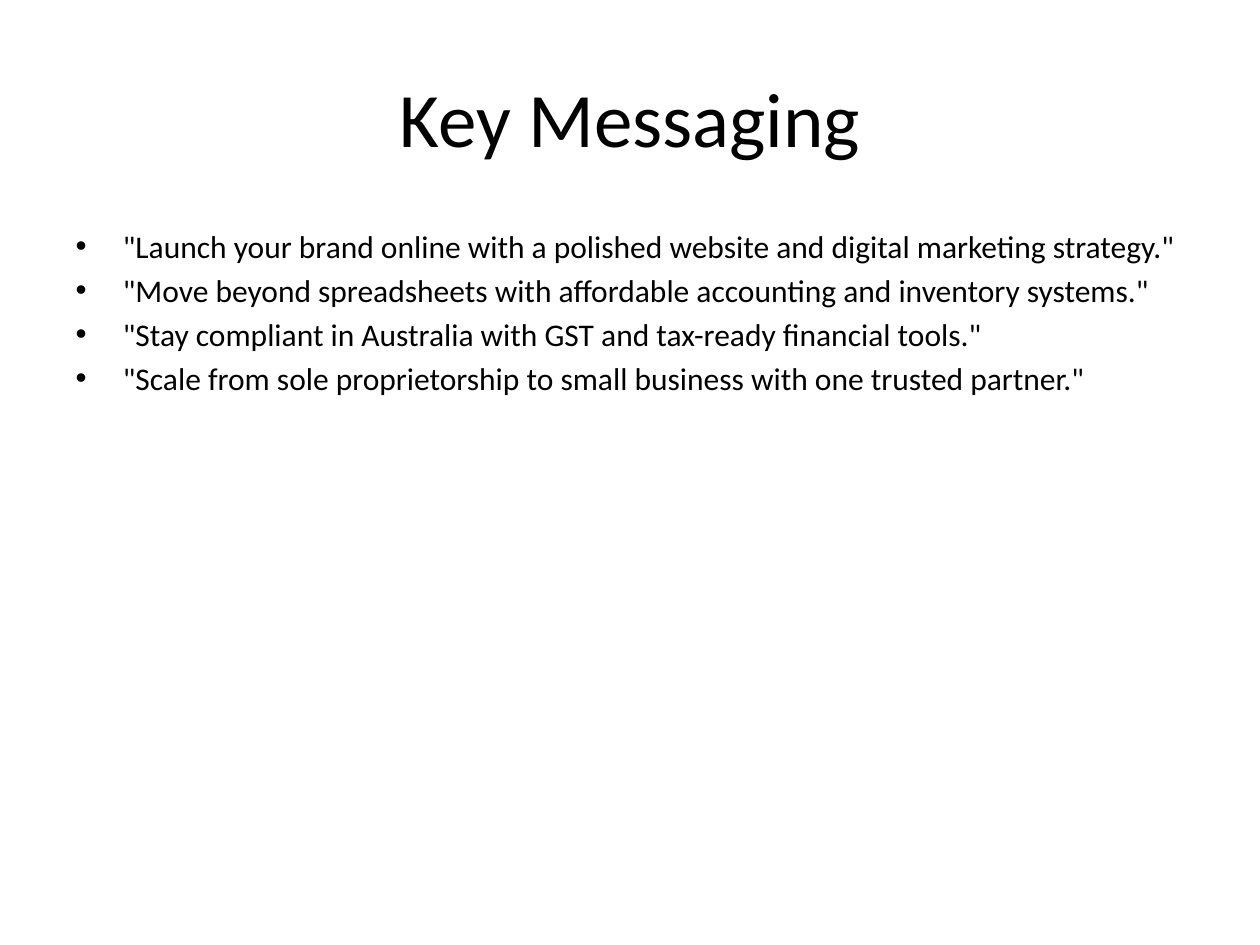
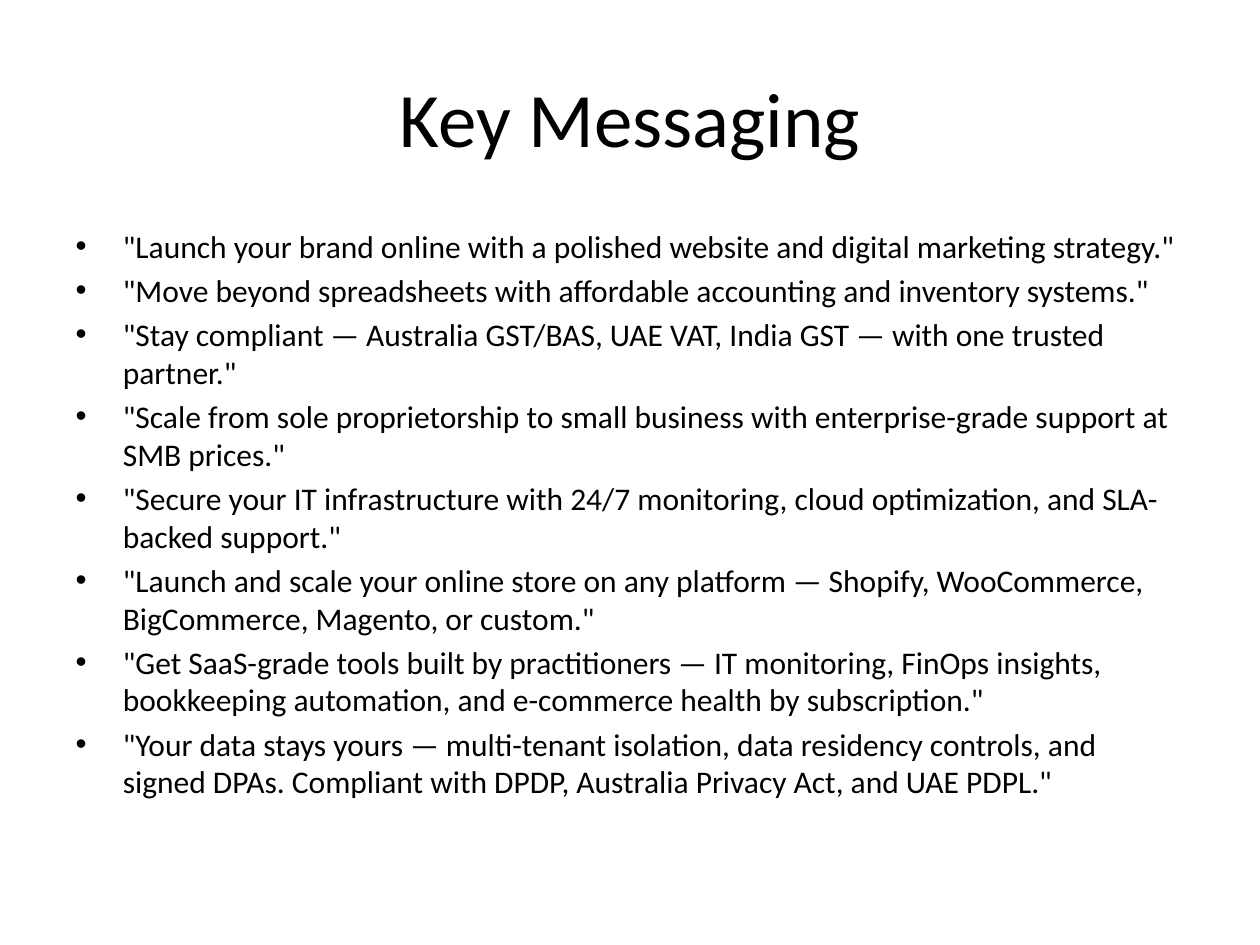
Before and after one commit to rajendran30/techsprint, a slide deck: slide 7 of marketing-strategy.pptx. Drawn at 1260x945 pixels with LibreOffice and Linux fonts; fonts in the diff are those of the drawing. Boxes give left, top, right and bottom in pixels: in the first picture for what was removed or moved away, otherwise in the second. Text is boxed around its words. In the diff, an @@ line names an element or a change of style, - is before the commit and + after.

Commit message:
Added value additions and combined Cloud consulting and Finops into one category

```diff
--- a/marketing-strategy.pptx
+++ b/marketing-strategy.pptx
@@ text at box(123, 324, 1168, 799): text changed @@
-• "Stay compliant in Australia with GST and tax-ready financial tools."
-• "Scale from sole proprietorship to small business with one trusted partner."
+• "Stay compliant — Australia GST/BAS, UAE VAT, India GST — with one trusted partner."
+• "Scale from sole proprietorship to small business with enterprise-grade support at SMB prices."
+• "Secure your IT infrastructure with 24/7 monitoring, cloud optimization, and SLA-backed support."
+• "Launch and scale your online store on any platform — Shopify, WooCommerce, BigCommerce, Magento, or custom."
+• "Get SaaS-grade tools built by practitioners — IT monitoring, FinOps insights, bookkeeping automation, and e-commerce health by subscription."
+• "Your data stays yours — multi-tenant isolation, data residency controls, and signed DPAs. Compliant with DPDP, Australia Privacy Act, and UAE PDPL."
```
Also in this commit, not shown: 8 other slides changed, 1 slide added, 8 other files.
